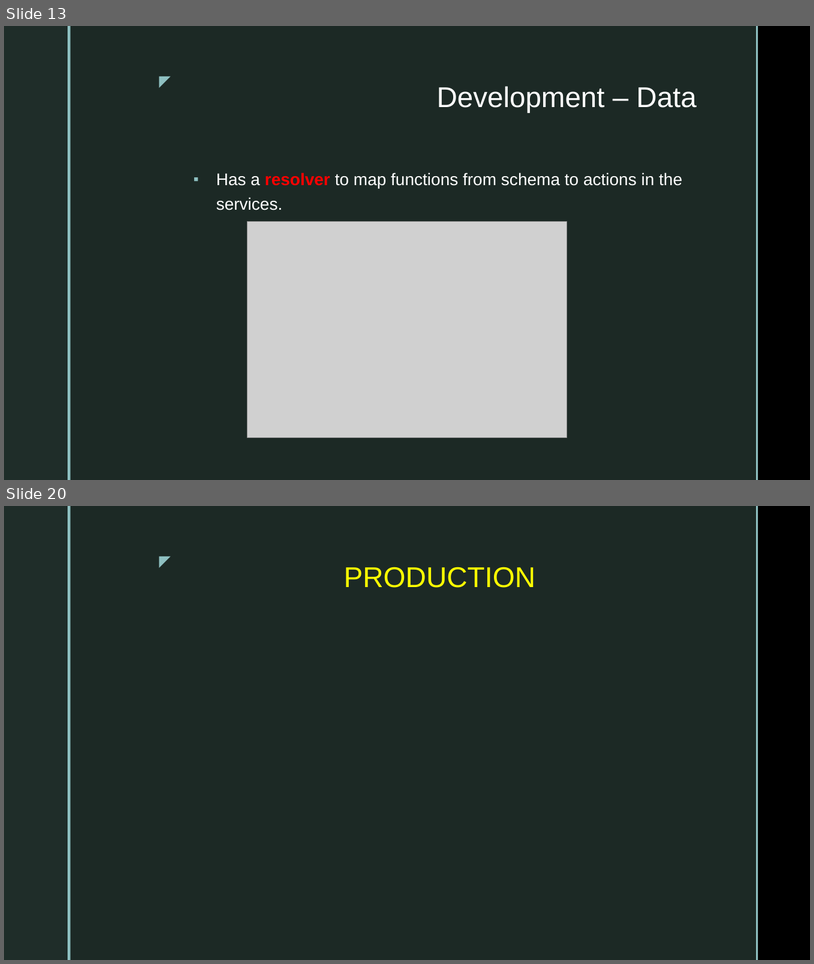
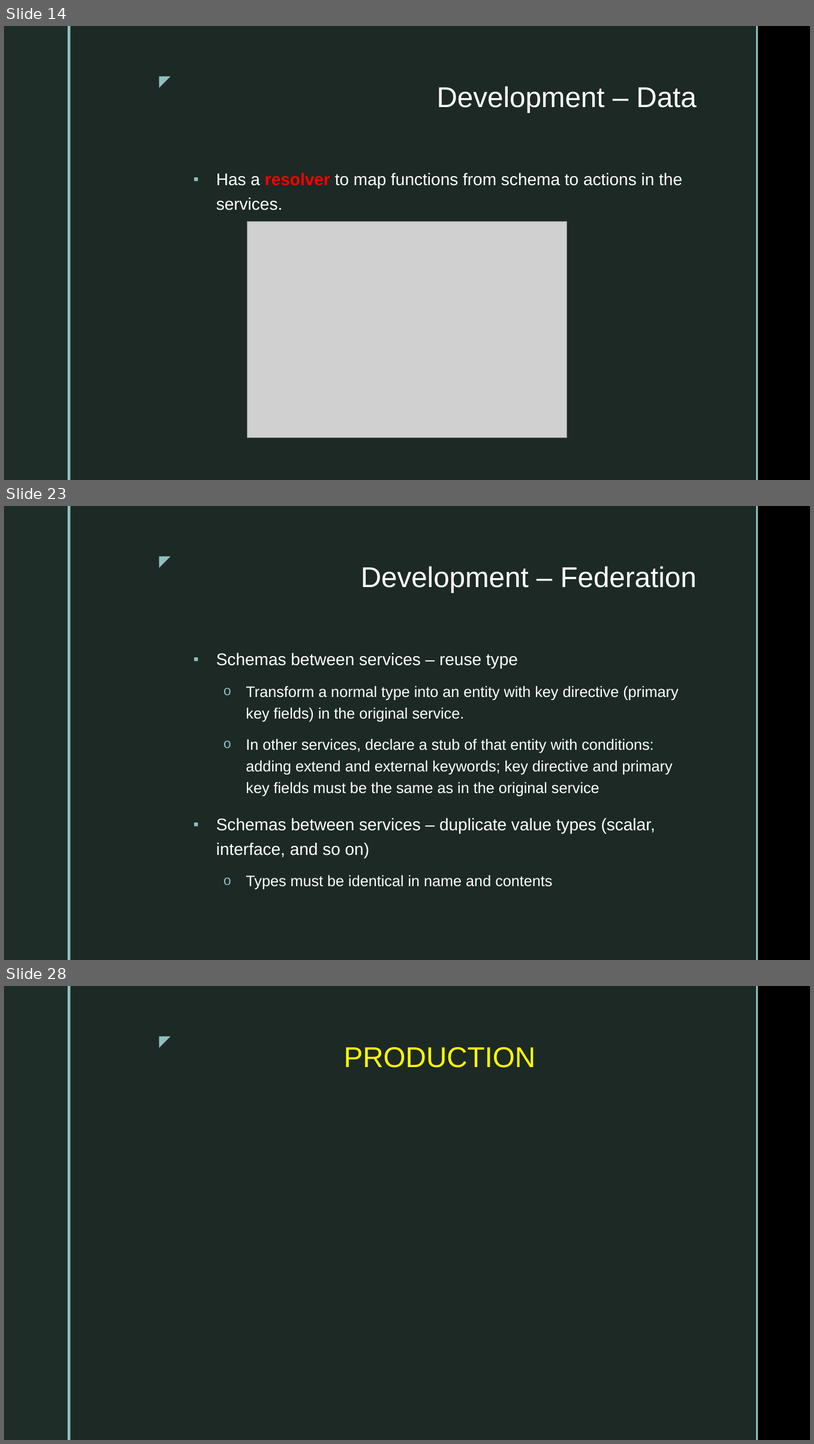
Before and after one commit to dtvu94/Apollo-Server-Client, a slide deck: Docs/Apollo_Server.pptx. Shown one above the other, each under a label of ours: slides 13 and 20 before the commit, slides 14, 23 and 28 after it; the slides between them are not shown. The pictures are 814x964 and 814x1444 pixels, drawn with LibreOffice and Linux fonts; fonts in the diff are those of the drawing; grey boxes stand for pictures; background and template pictures are left out. Boxes give left, top, right and bottom in pixels: in the first picture for what was removed or moved away, otherwise in the second. Text is boxed around its words. In the diff, an @@ line names an element or a change of style, - is before the commit and + after.

```diff
--- a/Docs/Apollo_Server.pptx
+++ b/Docs/Apollo_Server.pptx
@@ slide 23 added at (x1=4, y1=506, x2=810, y2=960), background picture (left out); not listed: 5 template elements that a slide beside it also shows @@
@@ title added at (x1=361, y1=566, x2=697, y2=592), 34 pt, text #FFFFFF @@
+Development – Federation
@@ text added at (x1=216, y1=652, x2=678, y2=889), 18 pt, text #FFFFFF @@
+▪ Schemas between services – reuse type
+  o Transform a normal type into an entity with key directive (primary key fields) in the original service.
+  o In other services, declare a stub of that entity with conditions: adding extend and external keywords; key directive and primary key fields must be the same as in the original service
+▪ Schemas between services – duplicate value types (scalar, interface, and so on)
+  o Types must be identical in name and contents
@@ what was slide 13 is now slide 14 @@
@@ what was slide 20 is now slide 28 @@
```
Also in this commit, not shown: 11 slides changed, 14 other slides added, 1 slide removed, 11 other files.
